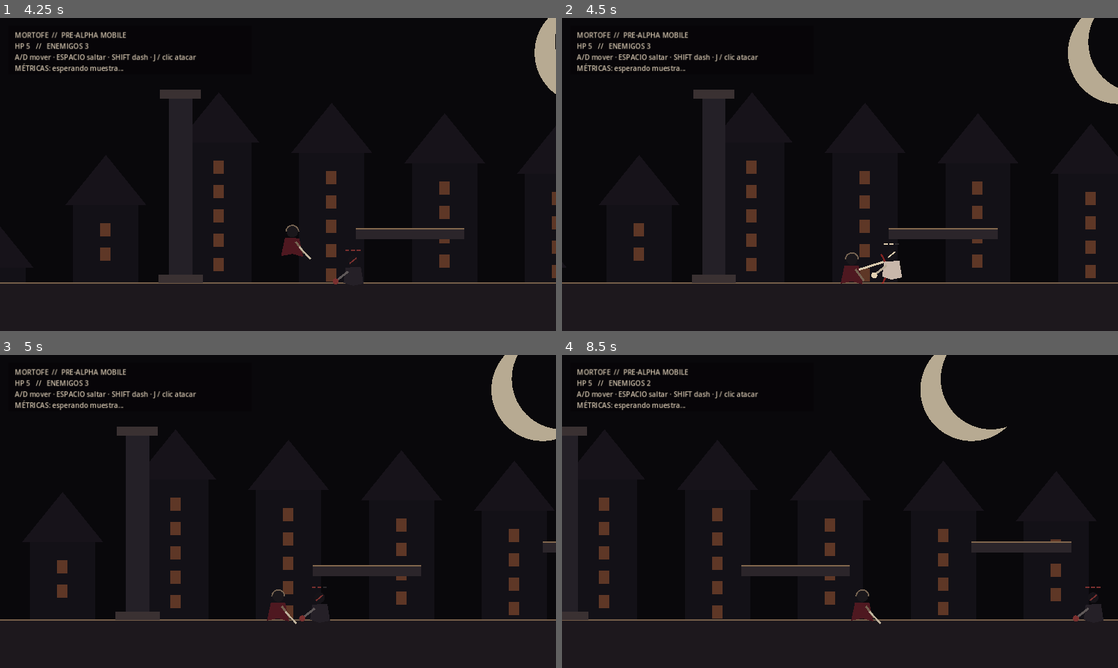
Above: before the commit, frames 1-4 (two rows, left to right).
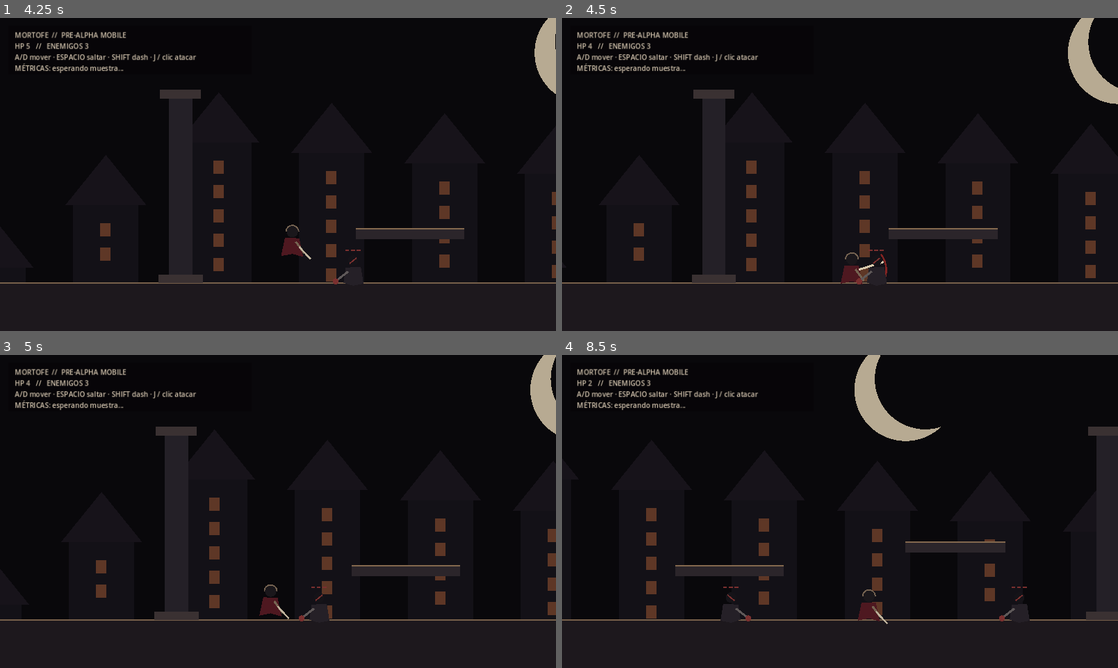
Above: after the commit, the same moments.

Repository: heliossamuelhernandezreyes/Godot-juegos-2d
Game: Godot game, scene res://main.tscn
The game is run twice, just before and just after one commit, with the same random seed, the same clock (stepped at 60 frames per second) and the same inputs.
Inputs (mouse positions are in pixels of both pictures, inside the frame that each line leads up to):
- Up to frame 1 (4.25 s): tap Enter at 0.5 s; move the mouse to (400, 158) at 0.52 s; hold D (move_right) 0.53-1.25 s; tap J (attack) at 0.6, 2.3, 3.6 s; click (400, 158) at 0.67 s; tap Space (jump) at 0.77, 3.77 s; drag from (166, 190) to (311, 243) at 1.27 s; move the mouse to (333, 105) at 2.02 s; hold A (move_left) 2.03-2.75 s; tap Shift (dash) at 2.1 s; drag from (250, 237) to (111, 127) at 2.77 s; move the mouse to (444, 221) at 3.52 s; hold D (move_right) from 3.53 s (still down)
- Up to frame 2 (4.5 s): release D (move_right) at 4.25 s; drag from (673, 127) to (873, 243) at 4.27 s
- Up to frame 3 (5 s): no input
- Up to frame 4 (8.5 s): move the mouse to (867, 511) at 5.02 s; hold D (move_right) 5.03-5.75 s; tap Shift (dash) at 5.1, 8.1 s; click (867, 511) at 5.17 s; tap J (attack) at 5.3, 6.6, 8.3 s; drag from (756, 433) to (728, 527) at 5.77 s; move the mouse to (962, 495) at 6.52 s; hold A (move_left) 6.53-7.25 s; tap Space (jump) at 6.77 s; drag from (728, 527) to (806, 608) at 7.27 s; move the mouse to (895, 442) at 8.02 s; hold D (move_right) from 8.03 s (still down)

Frame 1 is identical in both runs. In frame 2, 0.3% of the frame differs, in the area x 4-62%, y 8-86%; in frame 3, 8.2%; in frame 4, 10%, in the area x 0-100%, y 0-86%.

Commit message:
refactor(mortofe): route player combat through hitbox hurtbox components

Diff:
--- a/Mortofe/scripts/player.gd
+++ b/Mortofe/scripts/player.gd
@@ -2,6 +2,9 @@
 
 signal health_changed(value: int)
 signal died
+
+const Hitbox2D = preload("res://scripts/combat/hitbox_2d.gd")
+const Hurtbox2D = preload("res://scripts/combat/hurtbox_2d.gd")
 
 @export var move_speed := 285.0
 @export var ground_accel := 1900.0
@@ -22,14 +25,14 @@
 var invulnerability_left := 0.0
 var gravity := float(ProjectSettings.get_setting("physics/2d/default_gravity", 980.0))
 
-var attack_area: Area2D
-var attack_shape: CollisionShape2D
+var attack_hitbox: Area2D
 
 func _ready() -> void:
 	collision_layer = 2
 	collision_mask = 1
 	_build_collision()
-	_build_attack_area()
+	_build_hurtbox()
+	_build_attack_hitbox()
 	_build_camera()
 	queue_redraw()
 
@@ -57,7 +60,8 @@
 	else:
 		_apply_movement(delta)
 
-	attack_area.position.x = 44.0 * float(facing)
+	if is_instance_valid(attack_hitbox):
+		attack_hitbox.position.x = 44.0 * float(facing)
 	move_and_slide()
 	queue_redraw()
 
@@ -88,12 +92,13 @@
 
 func _start_attack() -> void:
 	attack_left = 0.16
-	attack_shape.set_deferred("disabled", false)
+	if is_instance_valid(attack_hitbox):
+		attack_hitbox.begin_window()
 	get_tree().create_timer(0.11).timeout.connect(_finish_attack_window)
 
 func _finish_attack_window() -> void:
-	if is_instance_valid(attack_shape):
-		attack_shape.set_deferred("disabled", true)
+	if is_instance_valid(attack_hitbox):
+		attack_hitbox.end_window()
 
 func _update_timers(delta: float) -> void:
 	dash_left = maxf(0.0, dash_left - delta)
@@ -117,12 +122,6 @@
 		global_position = Vector2(260, 560)
 		velocity = Vector2.ZERO
 
-func _on_attack_body_entered(body: Node) -> void:
-	if attack_left <= 0.0:
-		return
-	if body.has_method("take_damage"):
-		body.take_damage(1, global_position)
-
 func _build_collision() -> void:
 	var collision := CollisionShape2D.new()
 	var capsule := CapsuleShape2D.new()
@@ -131,20 +130,20 @@
 	collision.shape = capsule
 	add_child(collision)
 
-func _build_attack_area() -> void:
-	attack_area = Area2D.new()
-	attack_area.collision_layer = 8
-	attack_area.collision_mask = 4
-	attack_area.monitoring = true
-	attack_area.monitorable = false
-	attack_shape = CollisionShape2D.new()
+func _build_hurtbox() -> void:
+	var hurtbox := Hurtbox2D.new()
+	var capsule := CapsuleShape2D.new()
+	capsule.radius = 17.0
+	capsule.height = 56.0
+	hurtbox.configure(self, 32, capsule)
+	add_child(hurtbox)
+
+func _build_attack_hitbox() -> void:
+	attack_hitbox = Hitbox2D.new()
 	var rect := RectangleShape2D.new()
 	rect.size = Vector2(72, 54)
-	attack_shape.shape = rect
-	attack_shape.disabled = true
-	attack_area.add_child(attack_shape)
-	attack_area.body_entered.connect(_on_attack_body_entered)
-	add_child(attack_area)
+	attack_hitbox.configure(self, 1, 64, rect)
+	add_child(attack_hitbox)
 
 func _build_camera() -> void:
 	var camera := Camera2D.new()
